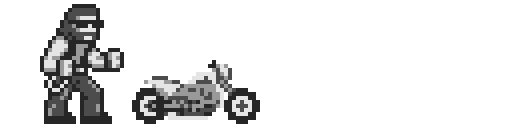
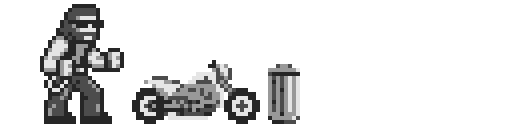
Comparing the layer stacks of the two 512 × 128 images. Changes:
added layer "8x16 trashcan" above "can reference" over (x1=268, y1=64, x2=300, y2=124)
